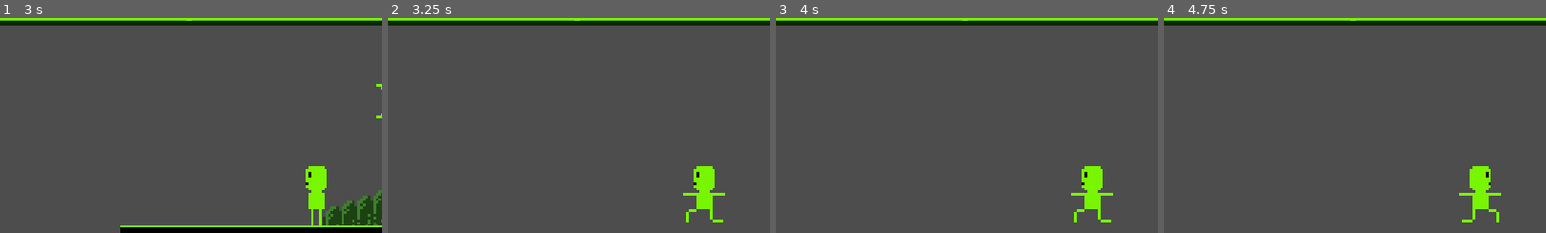
Above: before the commit, frames 1-4 (left to right).
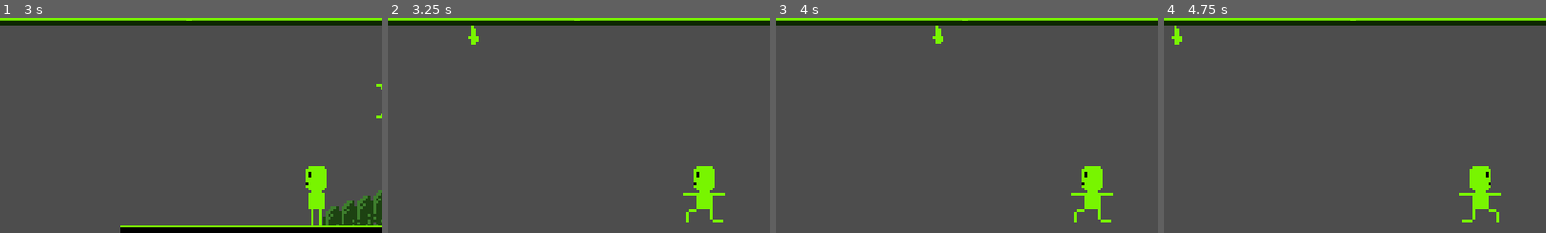
Above: after the commit, the same moments.

Repository: dev-joaovitor/guardians-of-sunshine
Game: Godot game, scene res://scenes/game.tscn
Two runs of this game, one before a commit and one after it. Both use one fixed random seed, a clock stepped at 60 frames per second and the inputs below.
Inputs:
- Up to frame 1 (3 s): tap Enter (start) at 0.5, 1.35, 2.85 s; hold Right (move_right) 0.53-2.03 s; tap P (attack) at 0.6, 2.1 s; tap Up (jump) at 0.77, 1.52 s; hold Left (move_left) from 2.03 s (still down)
- Up to frame 2 (3.25 s): keep holding Left (move_left); tap Up (jump) at 3.02 s
- Up to frame 3 (4 s): keep holding Left (move_left); tap P (attack) at 3.6 s; tap Up (jump) at 3.77 s
- Up to frame 4 (4.75 s): release Left (move_left) at 4.28 s; hold Right (move_right) from 4.28 s (still down); tap Enter (start) at 4.35 s; tap Up (jump) at 4.52 s
The pictures show only the part of the screen within x 8-58%, y 14-64%; the shares and areas given below are measured in that part.

Frame 1 is identical in both runs. In frame 2, 0.1% of the frame differs, in the area x 21-24%, y 3-13%; in frame 3, 0.1%, in the area x 41-44%, y 3-12%; in frame 4, 0.1%.

Commit message:
feat: honey drop animation

Diff:
--- a/scenes/game.tscn
+++ b/scenes/game.tscn
@@ -136,6 +136,117 @@
 [sub_resource type="CapsuleShape2D" id="CapsuleShape2D_tx2pl"]
 height = 49.9734
 
+[sub_resource type="Animation" id="Animation_ru70h"]
+resource_name = "dropping"
+loop_mode = 1
+tracks/0/type = "value"
+tracks/0/imported = false
+tracks/0/enabled = true
+tracks/0/path = NodePath(".:position")
+tracks/0/interp = 0
+tracks/0/loop_wrap = true
+tracks/0/keys = {
+"times": PackedFloat32Array(0, 0.1, 0.2, 0.366667, 0.466667, 0.6, 0.733333, 0.866667, 1),
+"transitions": PackedFloat32Array(1, 1, 1, 1, 1, 1, 1, 1, 1),
+"update": 0,
+"values": [Vector2(1412, 55), Vector2(1412, 68), Vector2(1412, 93), Vector2(1412, 116), Vector2(1412, 56), Vector2(1412, 72), Vector2(1412, 93), Vector2(1412, 116), Vector2(1412, 56)]
+}
+
+[sub_resource type="Animation" id="Animation_cth32"]
+length = 0.001
+tracks/0/type = "value"
+tracks/0/imported = false
+tracks/0/enabled = true
+tracks/0/path = NodePath(".:position")
+tracks/0/interp = 1
+tracks/0/loop_wrap = true
+tracks/0/keys = {
+"times": PackedFloat32Array(0),
+"transitions": PackedFloat32Array(1),
+"update": 0,
+"values": [Vector2(0, 0)]
+}
+
+[sub_resource type="AnimationLibrary" id="AnimationLibrary_tg66e"]
+_data = {
+"RESET": SubResource("Animation_cth32"),
+"dropping": SubResource("Animation_ru70h")
+}
+
+[sub_resource type="Animation" id="Animation_62ue4"]
+resource_name = "dropping"
+loop_mode = 1
+tracks/0/type = "value"
+tracks/0/imported = false
+tracks/0/enabled = true
+tracks/0/path = NodePath(".:position")
+tracks/0/interp = 0
+tracks/0/loop_wrap = true
+tracks/0/keys = {
+"times": PackedFloat32Array(0, 0.1, 0.2, 0.366667, 0.466667, 0.6, 0.733333, 0.866667, 1),
+"transitions": PackedFloat32Array(1, 1, 1, 1, 1, 1, 1, 1, 1),
+"update": 0,
+"values": [Vector2(1426, 55), Vector2(1426, 68), Vector2(1426, 93), Vector2(1426, 116), Vector2(1426, 56), Vector2(1426, 72), Vector2(1426, 93), Vector2(1426, 116), Vector2(1426, 56)]
+}
+
+[sub_resource type="Animation" id="Animation_1mlbr"]
+length = 0.001
+tracks/0/type = "value"
+tracks/0/imported = false
+tracks/0/enabled = true
+tracks/0/path = NodePath(".:position")
+tracks/0/interp = 1
+tracks/0/loop_wrap = true
+tracks/0/keys = {
+"times": PackedFloat32Array(0),
+"transitions": PackedFloat32Array(1),
+"update": 0,
+"values": [Vector2(1412, 55)]
+}
+
+[sub_resource type="AnimationLibrary" id="AnimationLibrary_dy3m3"]
+_data = {
+"RESET": SubResource("Animation_1mlbr"),
+"dropping": SubResource("Animation_62ue4")
+}
+
+[sub_resource type="Animation" id="Animation_68vsl"]
+resource_name = "dropping"
+loop_mode = 1
+tracks/0/type = "value"
+tracks/0/imported = false
+tracks/0/enabled = true
+tracks/0/path = NodePath(".:position")
+tracks/0/interp = 0
+tracks/0/loop_wrap = true
+tracks/0/keys = {
+"times": PackedFloat32Array(0, 0.2, 0.333333, 0.533333, 0.7, 0.933333, 1),
+"transitions": PackedFloat32Array(1, 1, 1, 1, 1, 1, 1),
+"update": 0,
+"values": [Vector2(1426, 55), Vector2(1426, 68), Vector2(1426, 93), Vector2(1426, 56), Vector2(1426, 72), Vector2(1426, 116), Vector2(1426, 56)]
+}
+
+[sub_resource type="Animation" id="Animation_hphbe"]
+length = 0.001
+tracks/0/type = "value"
+tracks/0/imported = false
+tracks/0/enabled = true
+tracks/0/path = NodePath(".:position")
+tracks/0/interp = 1
+tracks/0/loop_wrap = true
+tracks/0/keys = {
+"times": PackedFloat32Array(0),
+"transitions": PackedFloat32Array(1),
+"update": 0,
+"values": [Vector2(1412, 55)]
+}
+
+[sub_resource type="AnimationLibrary" id="AnimationLibrary_42wab"]
+_data = {
+"RESET": SubResource("Animation_hphbe"),
+"dropping": SubResource("Animation_68vsl")
+}
+
 [sub_resource type="WorldBoundaryShape2D" id="WorldBoundaryShape2D_rrn6u"]
 
 [sub_resource type="SegmentShape2D" id="SegmentShape2D_yesfp"]
@@ -210,19 +321,33 @@
 rotation = -0.610865
 shape = SubResource("CapsuleShape2D_tx2pl")
 
-[node name="Honey Drops" type="Node" parent="."]
-
-[node name="Honey Drop 1" type="Sprite2D" parent="Honey Drops"]
-position = Vector2(1398, 70)
+[node name="Honey Drops" type="Node" parent="Hunny Bunny"]
+
+[node name="Honey Drop 1" type="Sprite2D" parent="Hunny Bunny/Honey Drops"]
 texture = ExtResource("10_w48f5")
 
-[node name="Honey Drop 2" type="Sprite2D" parent="Honey Drops"]
-position = Vector2(1400, 72)
+[node name="HoneyDrop1AnimPlayer" type="AnimationPlayer" parent="Hunny Bunny/Honey Drops/Honey Drop 1"]
+libraries = {
+"": SubResource("AnimationLibrary_tg66e")
+}
+
+[node name="Honey Drop 2" type="Sprite2D" parent="Hunny Bunny/Honey Drops"]
+position = Vector2(1412, 55)
 texture = ExtResource("11_y05pc")
 
-[node name="Honey Drop 3" type="Sprite2D" parent="Honey Drops"]
-position = Vector2(1413, 68)
+[node name="HoneyDrop2AnimPlayer" type="AnimationPlayer" parent="Hunny Bunny/Honey Drops/Honey Drop 2"]
+libraries = {
+"": SubResource("AnimationLibrary_dy3m3")
+}
+
+[node name="Honey Drop 3" type="Sprite2D" parent="Hunny Bunny/Honey Drops"]
+position = Vector2(1412, 55)
 texture = ExtResource("12_j71ld")
+
+[node name="HoneyDrop3AnimPlayer" type="AnimationPlayer" parent="Hunny Bunny/Honey Drops/Honey Drop 3"]
+libraries = {
+"": SubResource("AnimationLibrary_42wab")
+}
 
 [node name="Killzone" parent="." instance=ExtResource("9_jvlr2")]
 
@@ -277,7 +402,7 @@
 collision_mask = 2
 
 [node name="CollisionShape2D" type="CollisionShape2D" parent="Triggers/PlayerTriggerHunnyBunnyAnimation"]
-position = Vector2(1271, 60)
+position = Vector2(1321, 60)
 shape = SubResource("SegmentShape2D_pibdv")
 
 [node name="HUD" parent="." instance=ExtResource("1_os4tj")]
--- a/scripts/hunny_bunny.gd
+++ b/scripts/hunny_bunny.gd
@@ -5,6 +5,9 @@
 const HUNNY_BUNNY_POINTS = 800
 var has_animation_run: bool = false
 @onready var animated_sprite: AnimatedSprite2D = $AnimatedSprite2D
+@onready var honey_drop_1_anim_player: AnimationPlayer = $"Honey Drops/Honey Drop 1/HoneyDrop1AnimPlayer"
+@onready var honey_drop_2_anim_player: AnimationPlayer = $"Honey Drops/Honey Drop 2/HoneyDrop2AnimPlayer"
+@onready var honey_drop_3_anim_player: AnimationPlayer = $"Honey Drops/Honey Drop 3/HoneyDrop3AnimPlayer"
 
 func _ready():
 	animated_sprite.animation = "none"
@@ -13,9 +16,18 @@
 	if has_animation_run:
 		return
 
+	honey_drop_1_anim_player.play("dropping")
+	honey_drop_2_anim_player.play("dropping")
+	honey_drop_3_anim_player.play("dropping")
+
 	animated_sprite.play("emerging")
 	toggle_animation.emit(true)
 	await animated_sprite.animation_finished
+
+	honey_drop_1_anim_player.stop()
+	honey_drop_2_anim_player.stop()
+	honey_drop_3_anim_player.stop()
+
 	animated_sprite.play("idle")
 	toggle_animation.emit(false)
 	has_animation_run = true
--- a/scripts/player.gd
+++ b/scripts/player.gd
@@ -85,7 +85,6 @@
 func _on_dancing_timer_timeout() -> void:
 	if is_punching:
 		return
-
 	animated_sprite.play("dancing")
 
 func _on_state_toggle_movement(val: bool) -> void:
Not shown: 2 places in scenes/game.tscn that only renumber resources
